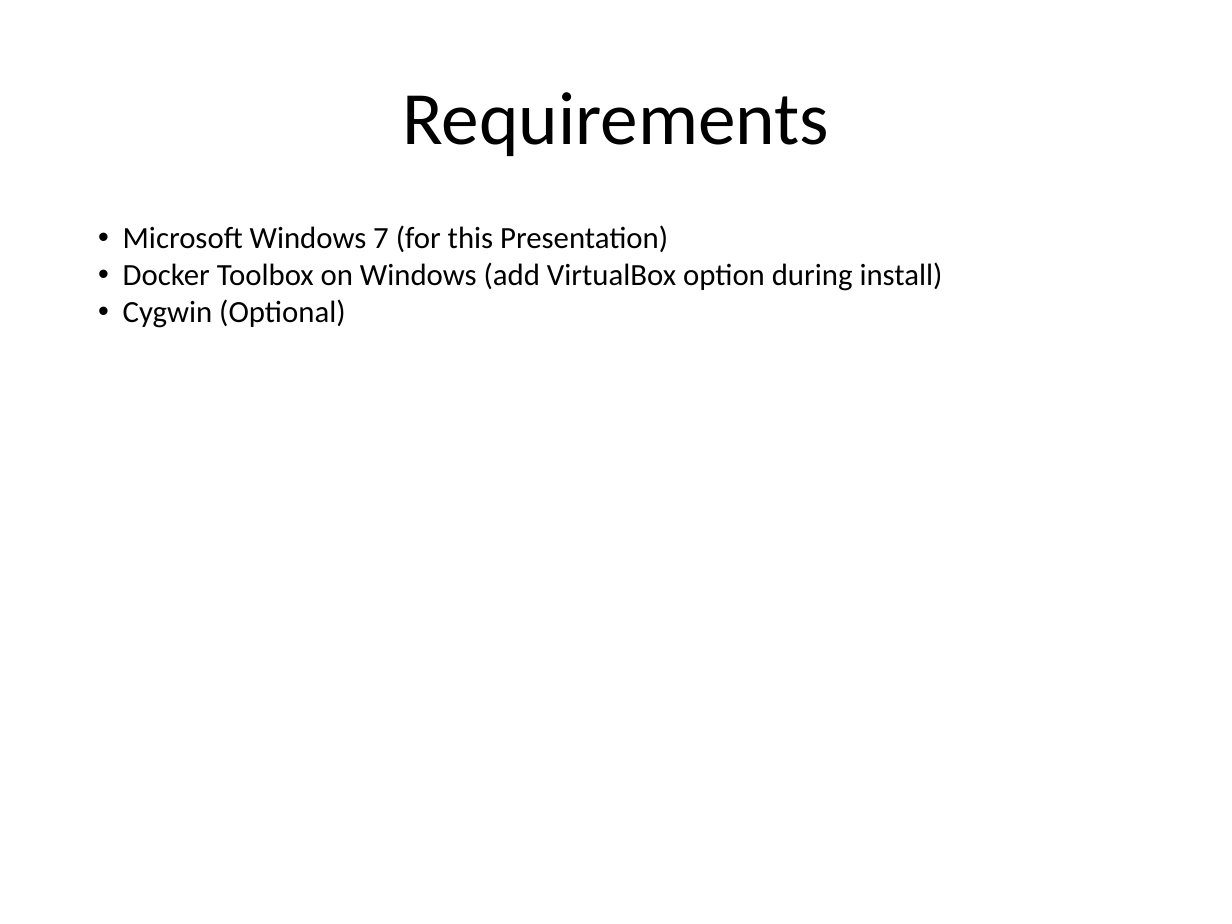
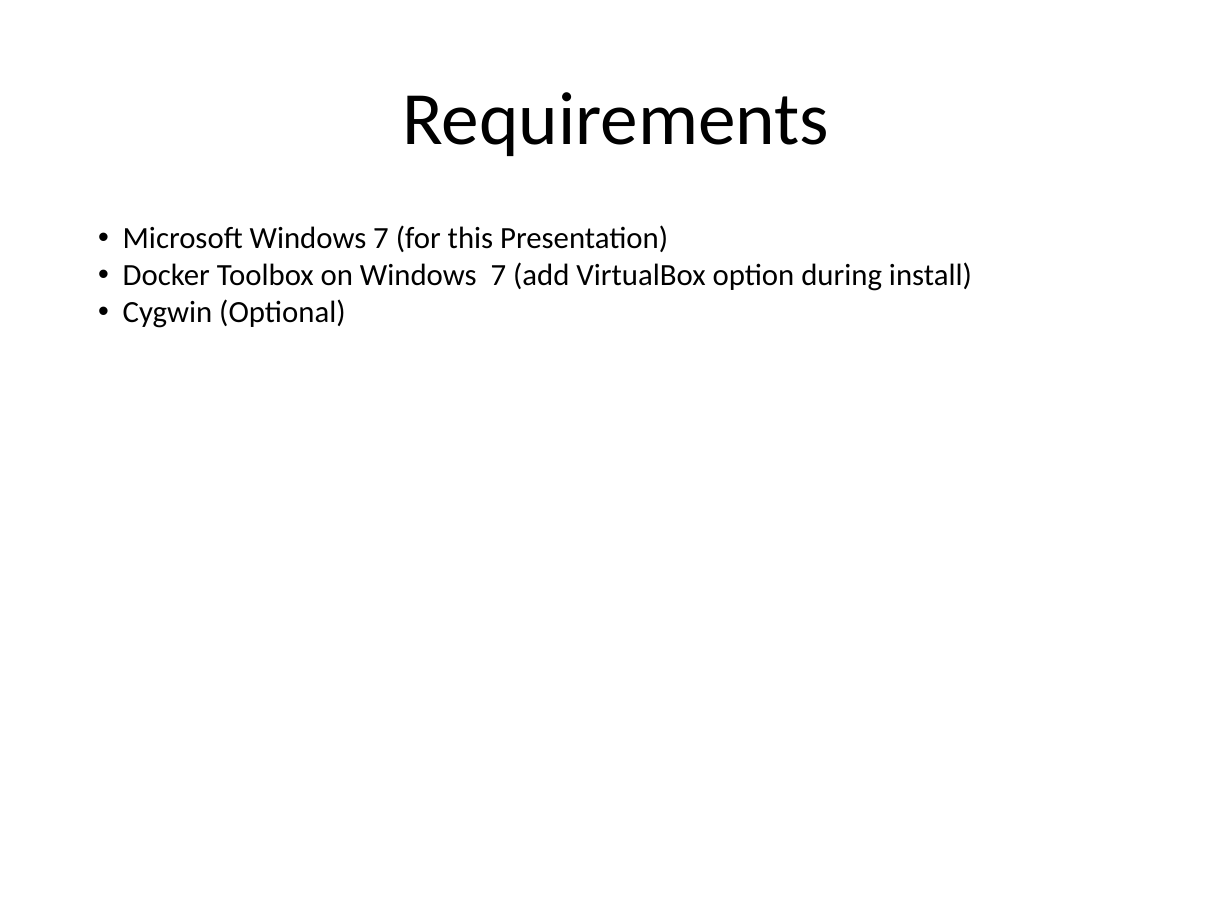
Before and after one commit to kskalvar/jupyter-notebook-with-docker-win7, a slide deck: slide 4 of slides/Jupyter Notebook with Docker on Win7.pptx. Drawn at 1232x924 pixels with LibreOffice and Linux fonts; fonts in the diff are those of the drawing; background and template pictures are left out. Boxes give left, top, right and bottom in pixels: in the first picture for what was removed or moved away, otherwise in the second. Text is boxed around its words. In the diff, an @@ line names an element or a change of style, - is before the commit and + after.

```diff
--- a/slides/Jupyter Notebook with Docker on Win7.pptx
+++ b/slides/Jupyter Notebook with Docker on Win7.pptx
@@ text at (x1=123, y1=262, x2=972, y2=291): text changed @@
-• Docker Toolbox on Windows (add VirtualBox option during install)
+• Docker Toolbox on Windows 7 (add VirtualBox option during install)
```
Also in this commit, not shown: 6 other slides changed.
